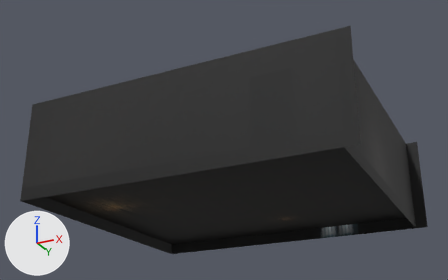
Renders of the OBJ model share/vrsa/models/MusicRoomBaked/MusicRoom_lightmap.obj from each side of a commit.
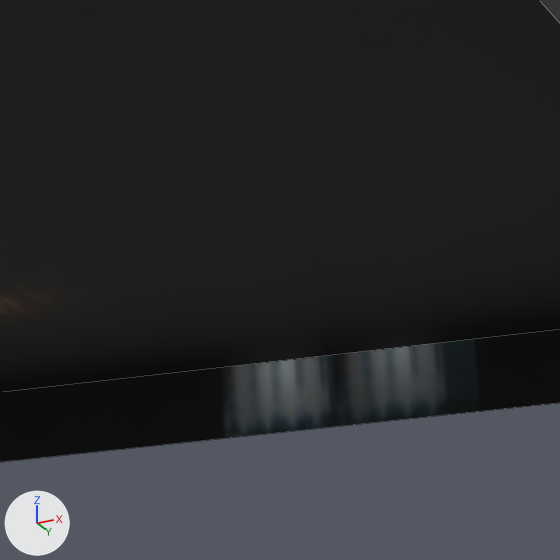
Old and new are each drawn whole from a camera (50 mm lens) standing at (21.9, -44.52, -17.22) and looking at (0.31, -1.34, 2.21) and again close up on the part from 64% to 83% of the width and 62% to 92% of the height. Every picture has the same lights, and +X, +Y and +Z are marked at lower left. The close-ups show mesh edges as thin lines. Where no turn or scale is listed for an object, it has been applied to the vertices. Vertices at the same position are counted once.

Names of what the first close-up shows: 'Cube_CubeMesh'.
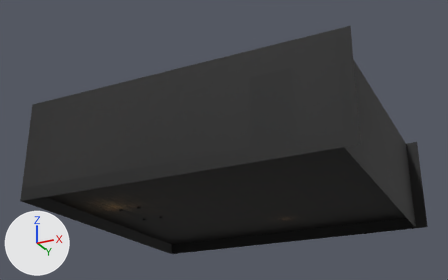
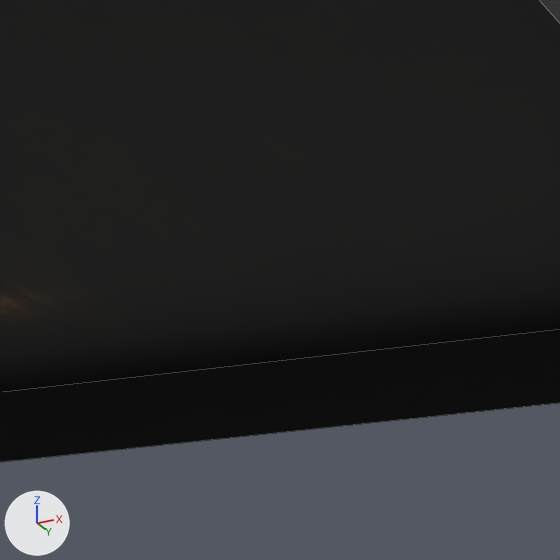
Where the change shows, as pixel boxes (x1, y1, x2, y2) in the close-ups (560 x 560 px):
part 1 of me_cube_cubemesh, surface changed (grey to black): (221, 0, 543, 438) in both

Patch to the scene script:
```diff
--- a/share/vrsa/models/MusicRoomBaked/MusicRoom_lightmap.obj.py
+++ b/share/vrsa/models/MusicRoomBaked/MusicRoom_lightmap.obj.py
@@ mat_material_wood3_png @@
+mat_material_wood3_png = principled_material('Material_wood3.png')
+mat_material_wood3_png.texture = img_cube_cubemesh_bake_png
+mat_material_wood3_png.roughness = 0.693
@@ me_cube_cubemesh @@
 # used by ob_cube_cubemesh; location = (0.0, 0.0, 0.0)
-me_cube_cubemesh.from_pydata(...)  # 92 vertices, 52 faces; spans x -12.0..14.0, y -11.0..11.0, z -4.0..4.0
+me_cube_cubemesh.from_pydata(...)  # 132 vertices, 82 faces; spans x -12.0..14.0, y -11.0..11.0, z -4.0..4.0
+# me_cube_cubemesh part 1: 48 kept faces spanning x -12.0..14.0, y -11.0..11.0, z -4.0..4.0 get new texture (UV) coordinates
 me_cube_cubemesh.materials.append(mat_material_001)
@@ me_cube_cubemesh @@
 me_cube_cubemesh.materials.append(mat_material_ceiling_blue_png)
+me_cube_cubemesh.materials.append(mat_material_wood3_png)  # picture img_cube_cubemesh_bake_png
```
